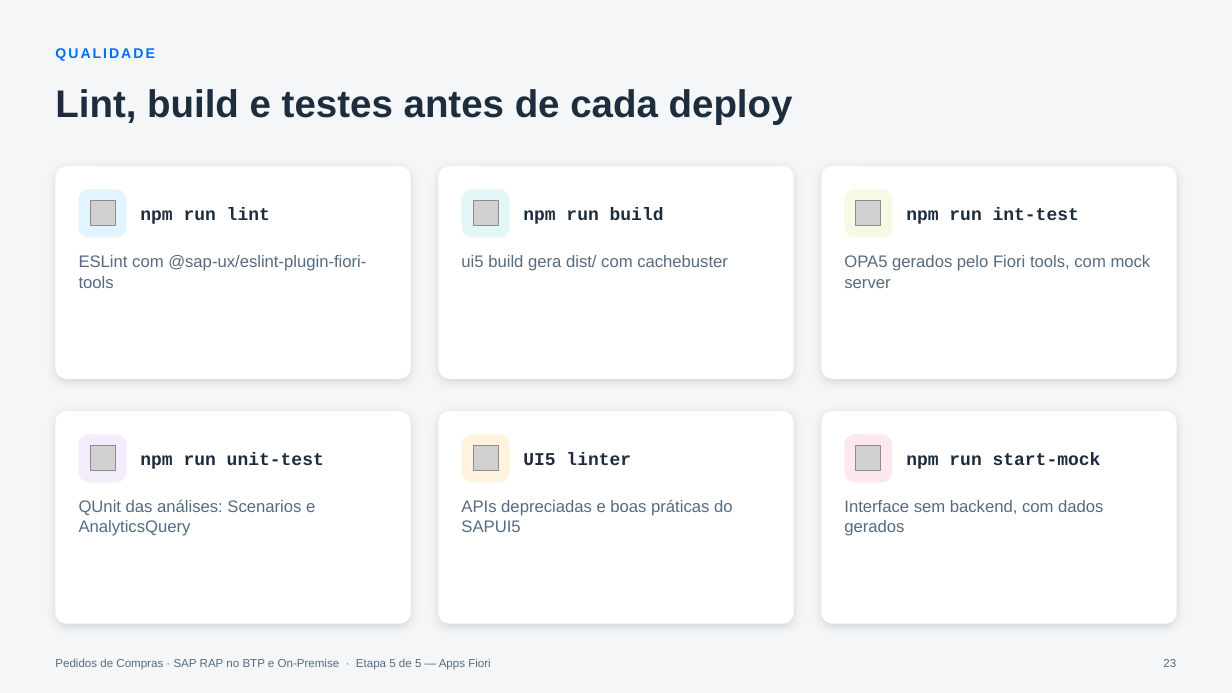
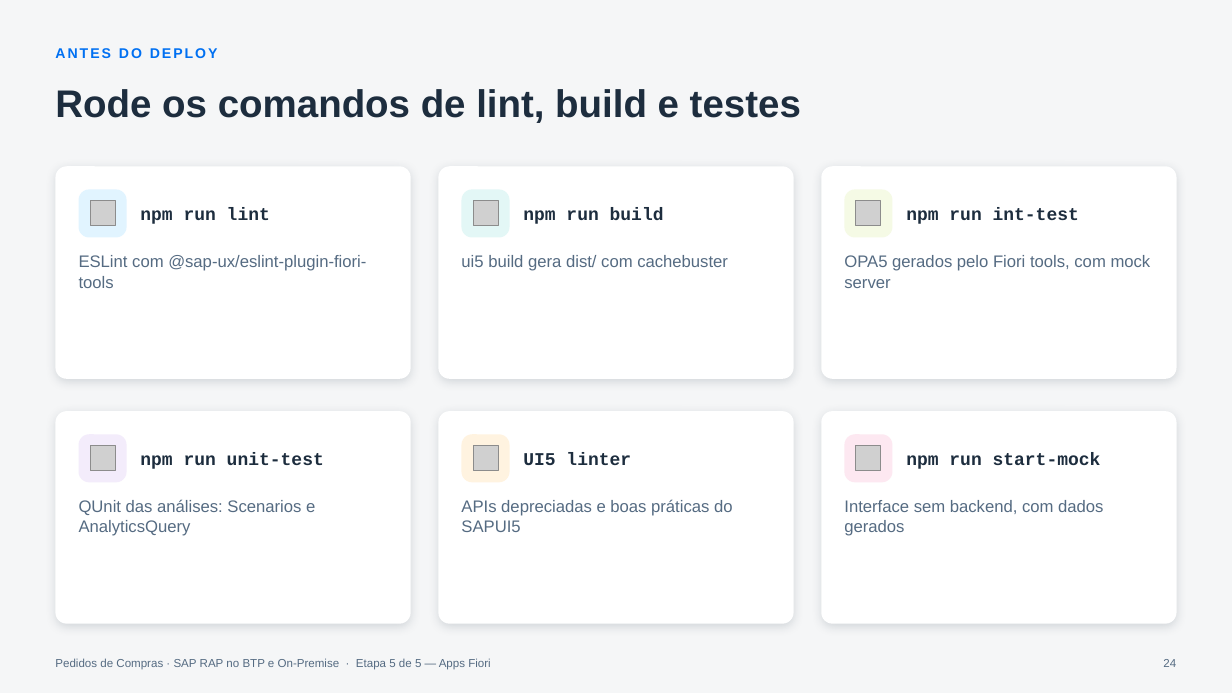
Before and after one commit to AdrianoBispo/sap-abap-rap-pedidos-de-compras-app, a slide deck: slide 24 of docs/apresentacoes/05-apps-fiori.pptx (slide 23 before the commit). Drawn at 1232x693 pixels with LibreOffice and Linux fonts; fonts in the diff are those of the drawing; grey boxes stand for pictures. Boxes give left, top, right and bottom in pixels: in the first picture for what was removed or moved away, otherwise in the second. Text is boxed around its words. In the diff, an @@ line names an element or a change of style, - is before the commit and + after.

```diff
--- a/docs/apresentacoes/05-apps-fiori.pptx
+++ b/docs/apresentacoes/05-apps-fiori.pptx
@@ text at [55,48,218,58]: text changed @@
-QUALIDADE
+ANTES DO DEPLOY
@@ title at [55,89,801,123]: text changed @@
-Lint, build e testes antes de cada deploy
+Rode os comandos de lint, build e testes
@@ page number at [1163,659,1176,667]: text changed @@
-23
+24
```
Also in this commit, not shown: 3 slides added.
